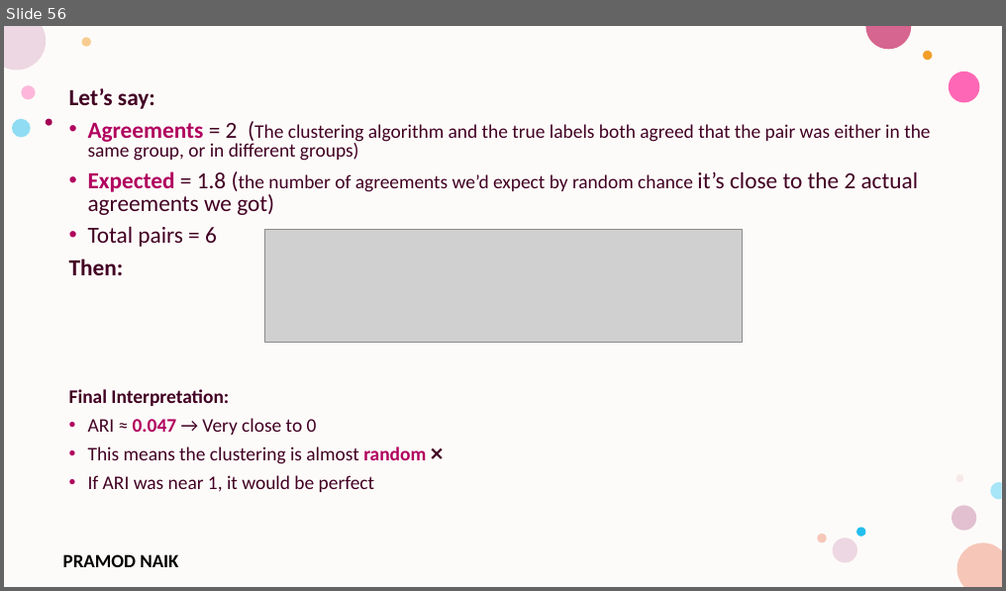
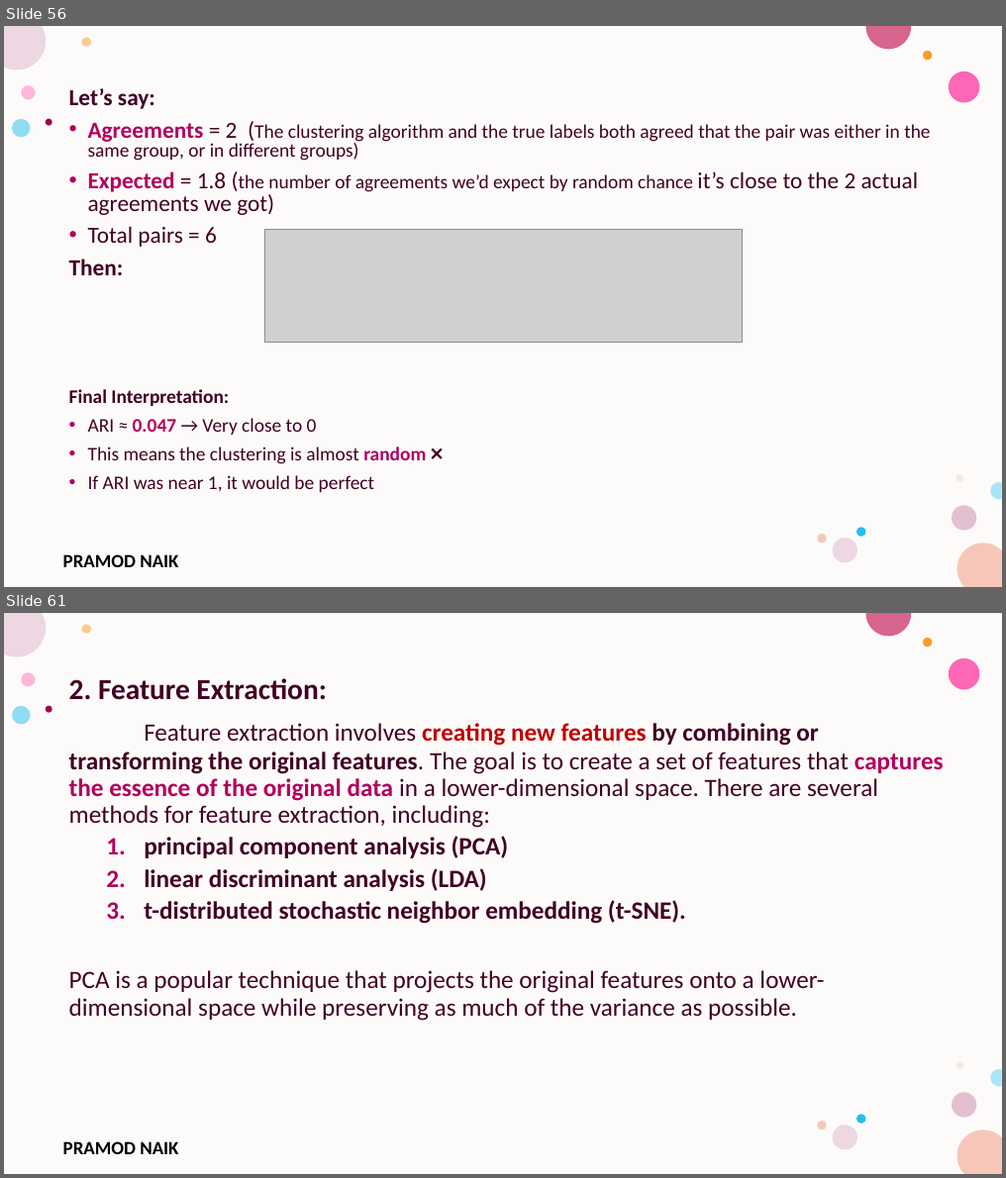
Before and after one commit to PRAMODNAIK-DEV/MCA-2nd-Sem-ML-Data-Analytics-Shridevi-College, a slide deck: Theory Class-Notes/Unit-3 Unsupervised Learning.pptx. Shown one above the other, each under a label of ours: slide 56 before the commit, slides 56 and 61 after it; the slides between them are not shown. The pictures are 1006x591 and 1006x1178 pixels, drawn with LibreOffice and Linux fonts; fonts in the diff are those of the drawing; grey boxes stand for pictures; background and template pictures are left out. Boxes give left, top, right and bottom in pixels: in the first picture for what was removed or moved away, otherwise in the second. Text is boxed around its words. In the diff, an @@ line names an element or a change of style, - is before the commit and + after.

```diff
--- a/Theory Class-Notes/Unit-3 Unsupervised Learning.pptx
+++ b/Theory Class-Notes/Unit-3 Unsupervised Learning.pptx
@@ slide 61 added at (4, 613, 1002, 1174), background #FFFFFF; not listed: 17 template elements that a slide beside it also shows @@
@@ text added at (69, 678, 944, 1021), 24 pt, text #420023 @@
+2. Feature Extraction:
+Feature extraction involves creating new features by combining or transforming the original features. The goal is to create a set of features that captures the essence of the original data in a lower-dimensional space. There are several methods for feature extraction, including:
+  1. principal component analysis (PCA)
+  2. linear discriminant analysis (LDA)
+  3. t-distributed stochastic neighbor embedding (t-SNE).
+PCA is a popular technique that projects the original features onto a lower-dimensional space while preserving as much of the variance as possible.
```
Also in this commit, not shown: 2 slides changed, 33 other slides added, 3 slides removed, 2 other files.
